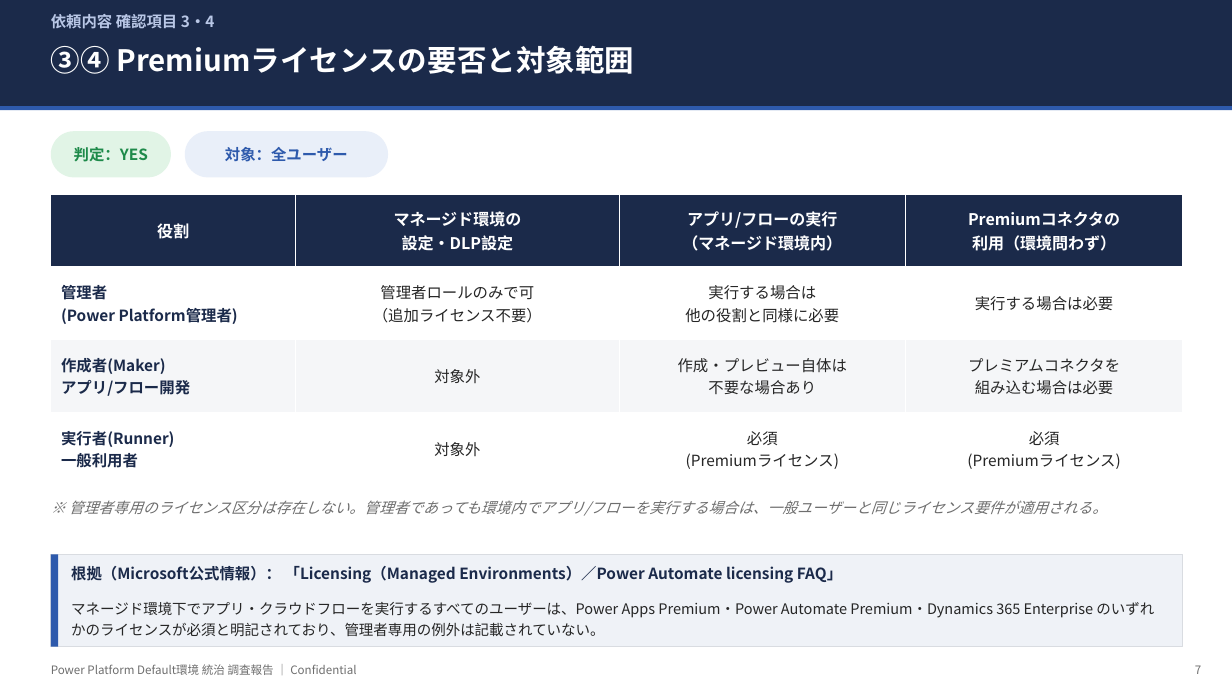
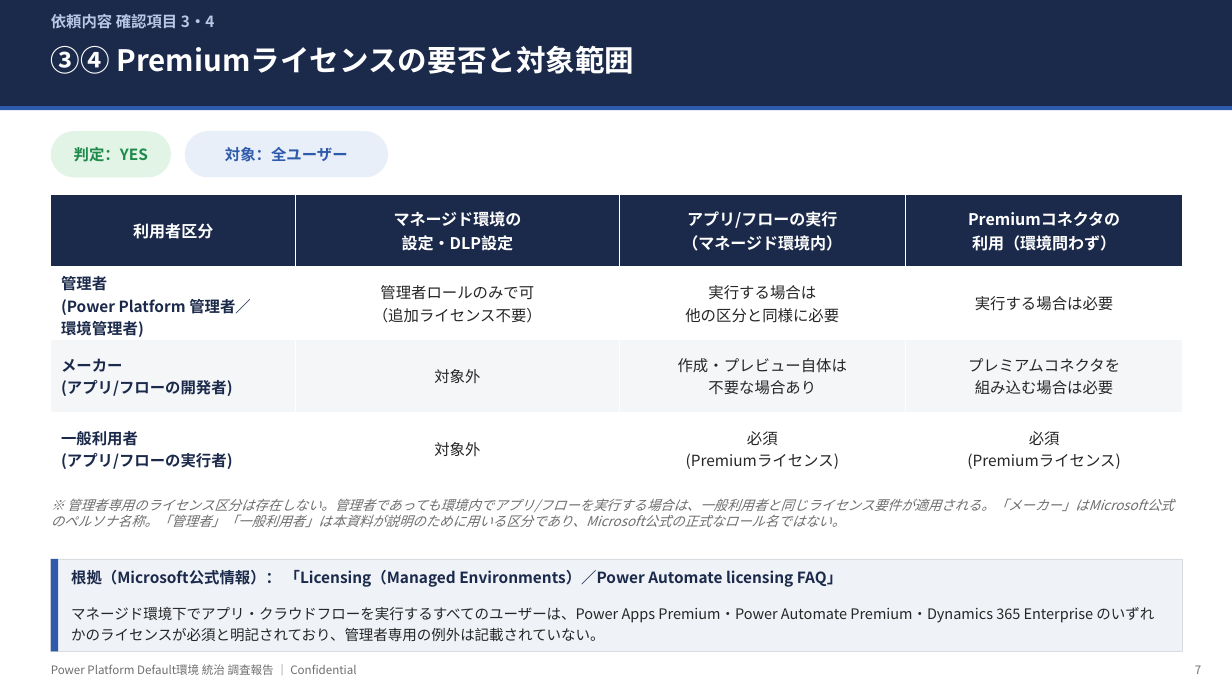
Before and after one commit to takuyanakamura881awc-beep/awc-naka881-repo, a slide deck: slide 7 of docs/PowerPlatform_DefaultEnv_Governance_Report.pptx. Drawn at 1232x693 pixels with LibreOffice and Linux fonts; fonts in the diff are those of the drawing. Boxes give left, top, right and bottom in pixels: in the first picture for what was removed or moved away, otherwise in the second. Text is boxed around its words. In the diff, an @@ line names an element or a change of style, - is before the commit and + after.

```diff
--- a/docs/PowerPlatform_DefaultEnv_Governance_Report.pptx
+++ b/docs/PowerPlatform_DefaultEnv_Governance_Report.pptx
@@ table at [51, 194, 1183, 485] @@
-row 1, column 1: 役割
+row 1, column 1: 利用者区分
-row 2, column 1: 管理者 / (Power Platform管理者)
+row 2, column 1: 管理者 / (Power Platform 管理者／ / 環境管理者)
-row 2, column 3: 実行する場合は / 他の役割と同様に必要
+row 2, column 3: 実行する場合は / 他の区分と同様に必要
-row 3, column 1: 作成者(Maker) / アプリ/フロー開発
+row 3, column 1: メーカー / (アプリ/フローの開発者)
-row 4, column 1: 実行者(Runner) / 一般利用者
+row 4, column 1: 一般利用者 / (アプリ/フローの実行者)
@@ text at [51, 498, 1174, 527]: text changed; size 11.5 to 10.5 pt @@
-※ 管理者専用のライセンス区分は存在しない。管理者であっても環境内でアプリ/フローを実行する場合は、一般ユーザーと同じライセンス要件が適用される。
+※ 管理者専用のライセンス区分は存在しない。管理者であっても環境内でアプリ/フローを実行する場合は、一般利用者と同じライセンス要件が適用される。「メーカー」はMicrosoft公式のペルソナ名称。「管理者」「一般利用者」は本資料が説明のために用いる区分であり、Microsoft公式の正式なロール名ではない。
@@ 2 texts, 2 rectangles: place and size @@
-2 texts, 2 rectangles at [51, 555, 1183, 647]
+2 texts, 2 rectangles at [51, 559, 1183, 652]
```
Also in this commit, not shown: 7 other slides changed.
